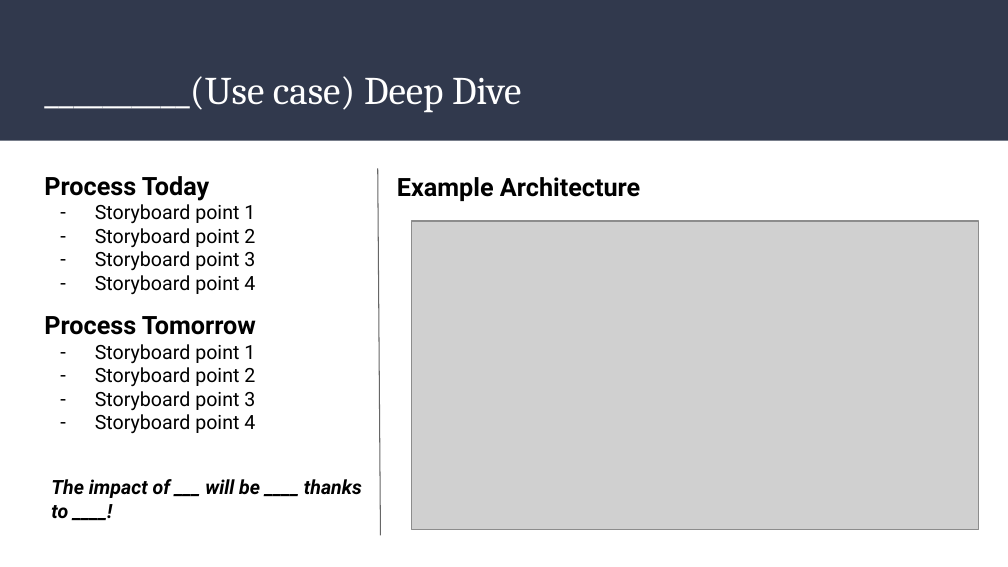
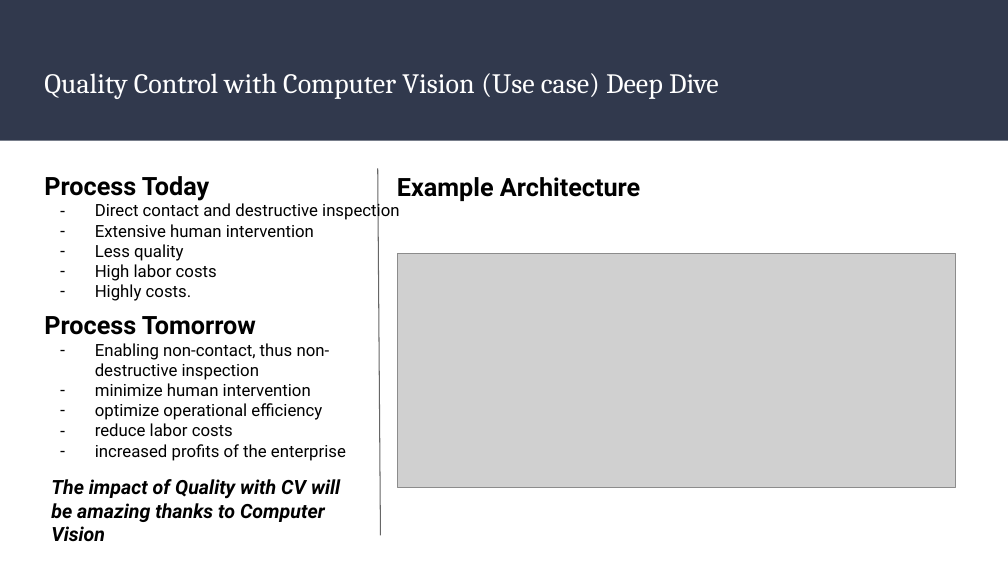
Before and after one commit to mohandesosama/Delivering-an-ML-AI-Strategy, a slide deck: slide 6 of 03_Final Presentation Template.pptx. Drawn at 1008x567 pixels with LibreOffice and Linux fonts; fonts in the diff are those of the drawing; grey boxes stand for pictures. Boxes give left, top, right and bottom in pixels: in the first picture for what was removed or moved away, otherwise in the second. Text is boxed around its words. In the diff, an @@ line names an element or a change of style, - is before the commit and + after.

```diff
--- a/03_Final Presentation Template.pptx
+++ b/03_Final Presentation Template.pptx
@@ title at bbox=[44, 73, 719, 99]: text changed; size 28 to 20 pt @@
-__________(Use case) Deep Dive
+Quality Control with Computer Vision (Use case) Deep Dive
@@ text at bbox=[95, 201, 399, 301]: text changed; size 14 to 12 pt @@
-– Storyboard point 1
-– Storyboard point 2
-– Storyboard point 3
-– Storyboard point 4
+– Direct contact and destructive inspection
+– Extensive human intervention
+– Less quality
+– High labor costs
+– Highly costs.
@@ picture: place and size @@
-picture at bbox=[411, 221, 979, 529]
+picture at bbox=[398, 253, 956, 487]
@@ text at bbox=[95, 343, 346, 461]: text changed; size 14 to 12 pt @@
-– Storyboard point 1
-– Storyboard point 2
-– Storyboard point 3
-– Storyboard point 4
+– Enabling non-contact, thus non-destructive inspection
+– minimize human intervention
+– optimize operational efficiency
+– reduce labor costs
+– increased profits of the enterprise
@@ text at bbox=[51, 479, 340, 522]: text changed @@
-The impact of ___ will be ____ thanks to ____!
+The impact of Quality with CV will be amazing thanks to Computer Vision
```
Also in this commit, not shown: 6 other slides changed, 1 slide added, 1 slide removed, 2 other files.
